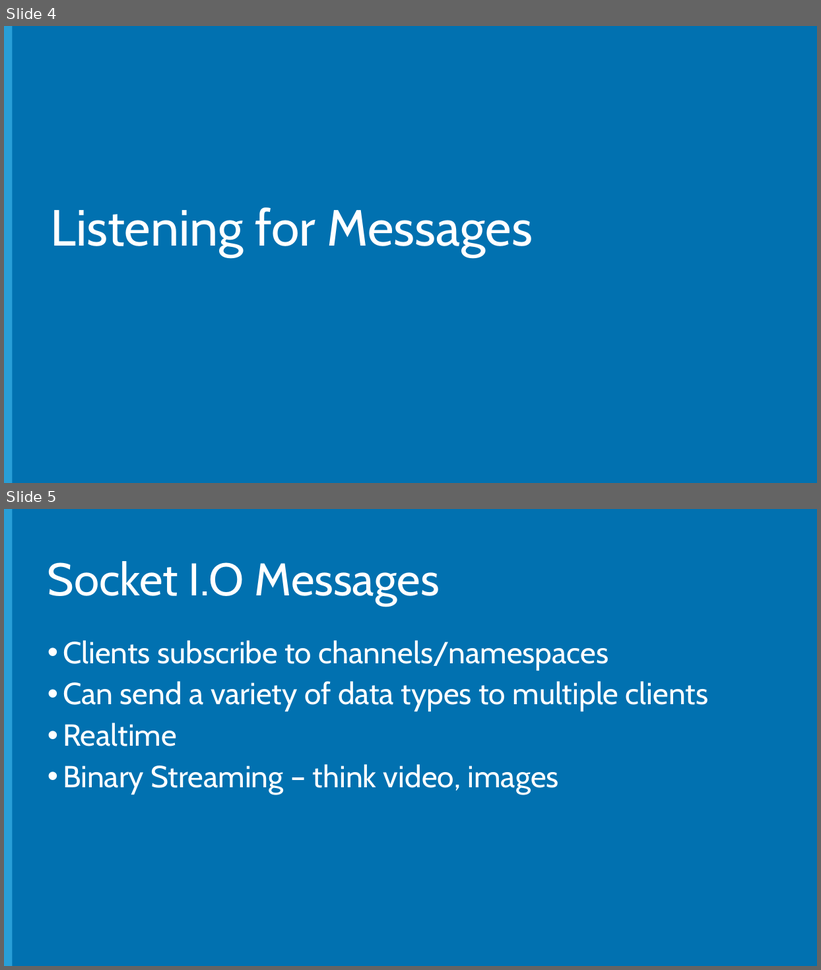
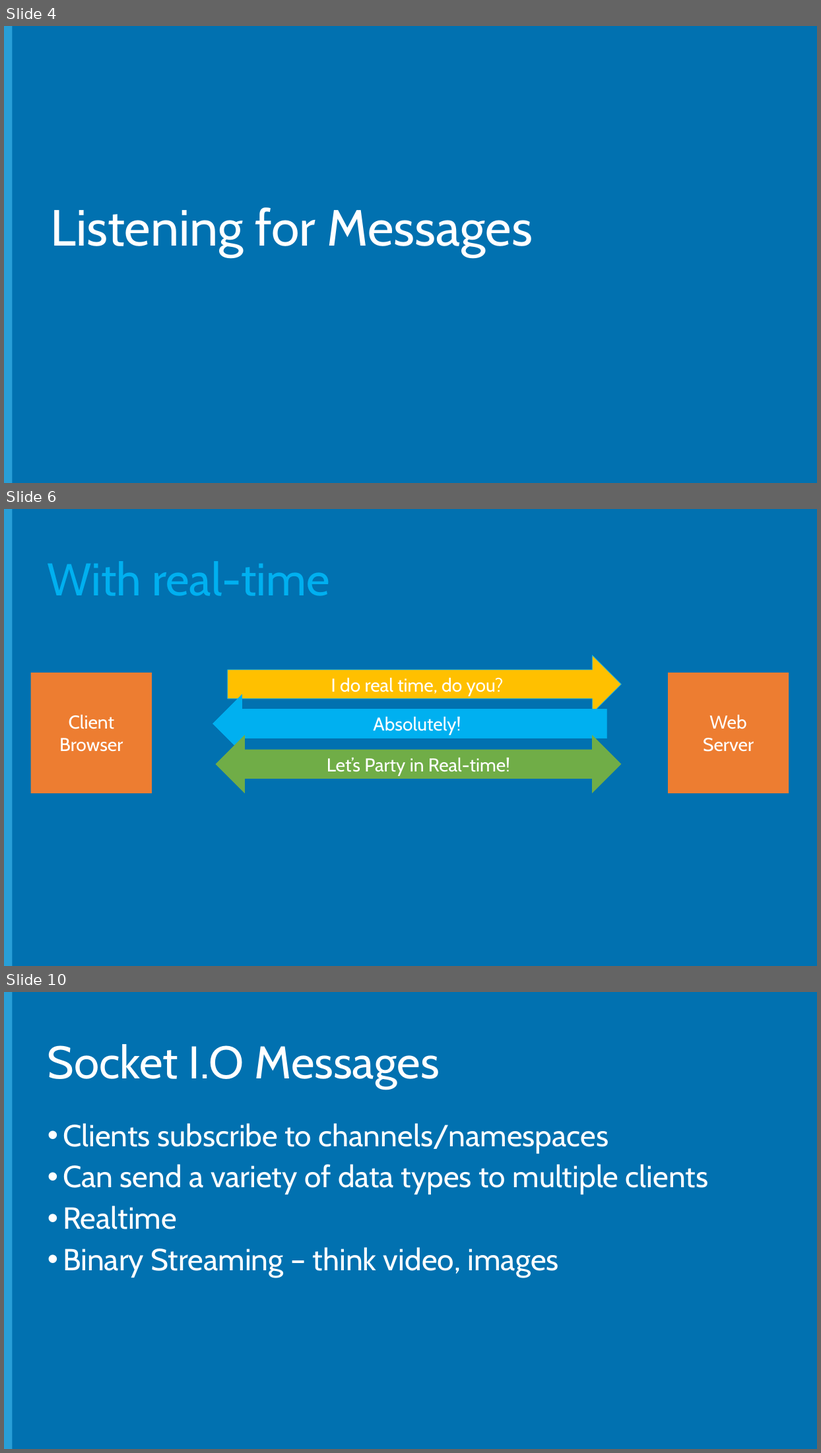
Before and after one commit to Microsoft-Web/NodeCamp, a slide deck: Presentation/ConnectingFrontAndBack/ConnectingFrontAndBack.pptx. Shown one above the other, each under a label of ours: slides 4 and 5 before the commit, slides 4, 6 and 10 after it; the slides between them are not shown. The pictures are 821x970 and 821x1453 pixels, drawn with LibreOffice and Linux fonts; fonts in the diff are those of the drawing; background and template pictures are left out. Boxes give left, top, right and bottom in pixels: in the first picture for what was removed or moved away, otherwise in the second. Text is boxed around its words. In the diff, an @@ line names an element or a change of style, - is before the commit and + after.

```diff
--- a/Presentation/ConnectingFrontAndBack/ConnectingFrontAndBack.pptx
+++ b/Presentation/ConnectingFrontAndBack/ConnectingFrontAndBack.pptx
@@ slide 6 added at [4,509,817,966], background #0171B0; not listed: 1 template element that a slide beside it also shows @@
@@ title added at [48,561,330,596], 54 pt, text #00B0F0 @@
+With real-time
@@ right arrow added at [228,656,622,714], fill #FFC000, outline #00B0F0 0.5 pt, 22 pt, text #FFFFFF @@
+I do real time, do you?
@@ rectangle added at [31,673,152,793], fill #ED7D31, 22 pt, text #FFFFFF @@
+Client Browser
@@ rectangle added at [668,673,789,793], fill #ED7D31, 22 pt, text #FFFFFF @@
+Web
+Server
@@ right arrow added at [213,695,607,753], fill #00B0F0, outline #00B0F0 0.5 pt, 22 pt, text #FFFFFF @@
+Absolutely!
@@ left right arrow added at [216,735,621,794], fill #70AD47, 22 pt, text #FFFFFF @@
+Let’s Party in Real-time!
@@ what was slide 5 is now slide 10 @@
```
Also in this commit, not shown: 4 other slides added, 1 other file.
